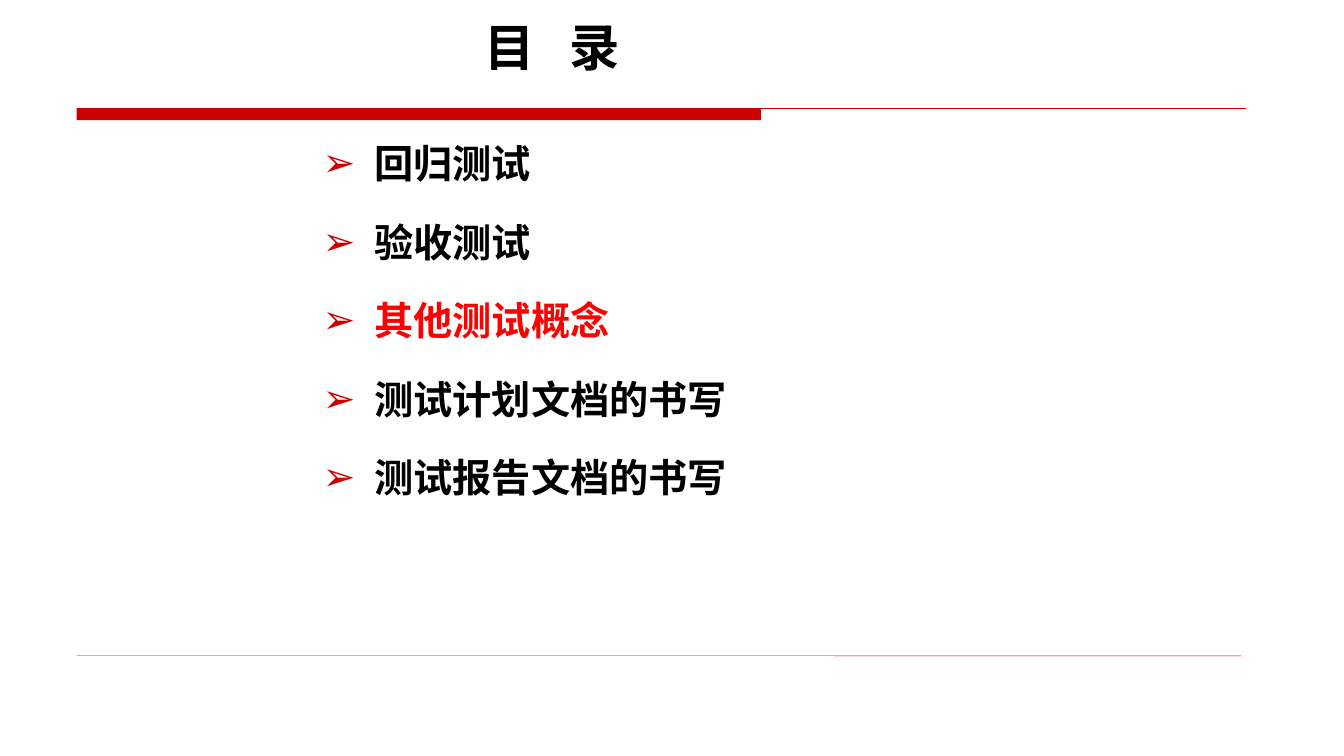
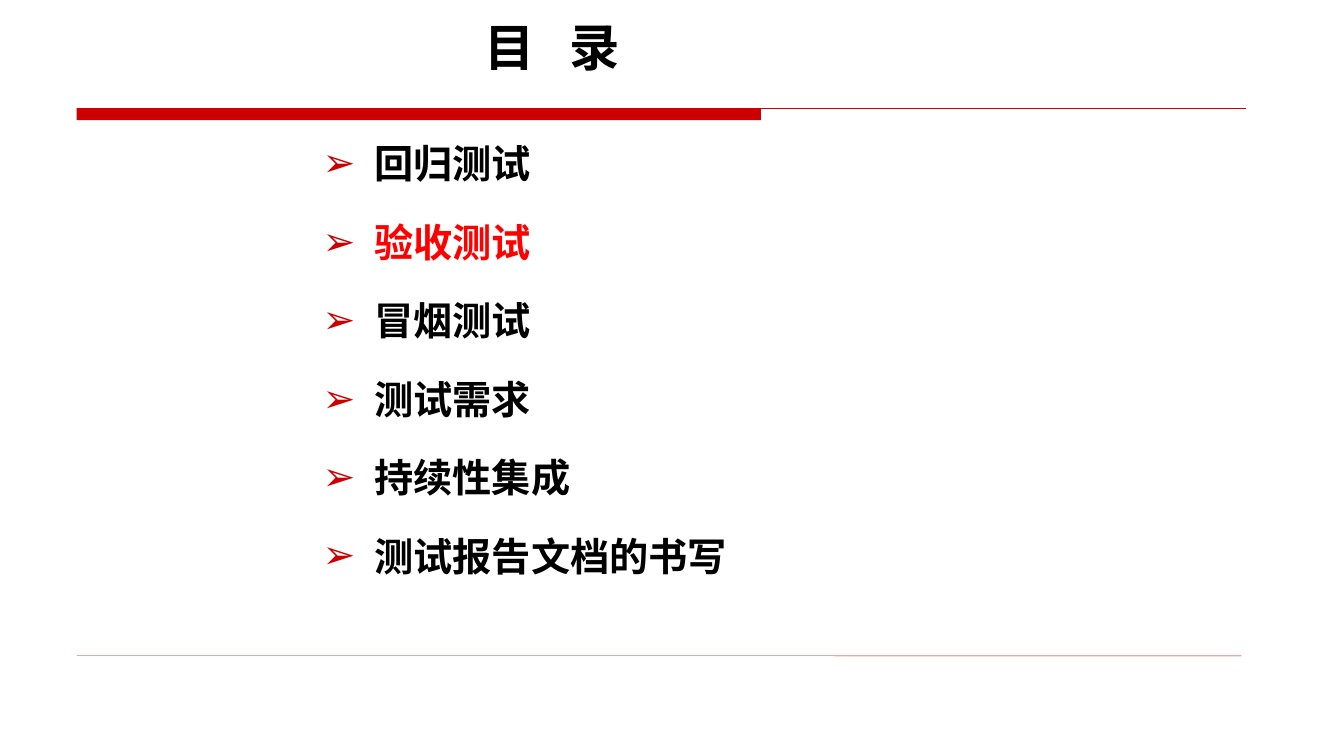
Before and after one commit to edu2act/course-foundation-software-tesing, a slide deck: slide 5 of materials/slides/11.1.pptx (slide 10 before the commit). Drawn at 1344x756 pixels with LibreOffice and Linux fonts; fonts in the diff are those of the drawing. Boxes give left, top, right and bottom in pixels: in the first picture for what was removed or moved away, otherwise in the second. Text is boxed around its words. In the diff, an @@ line names an element or a change of style, - is before the commit and + after.

Commit message:
验收测试

```diff
--- a/materials/slides/11.1.pptx
+++ b/materials/slides/11.1.pptx
@@ text at [375,223,532,261]: text colour #000000 to #FF0000 in "验收测试" @@
@@ text at [375,302,571,496]: text changed @@
-➢ 其他测试概念
-➢ 测试计划文档的书写
+➢ 冒烟测试
+➢ 测试需求
+➢ 持续性集成
```
Also in this commit, not shown: 7 other slides changed, 3 slides added, 14 slides removed.
